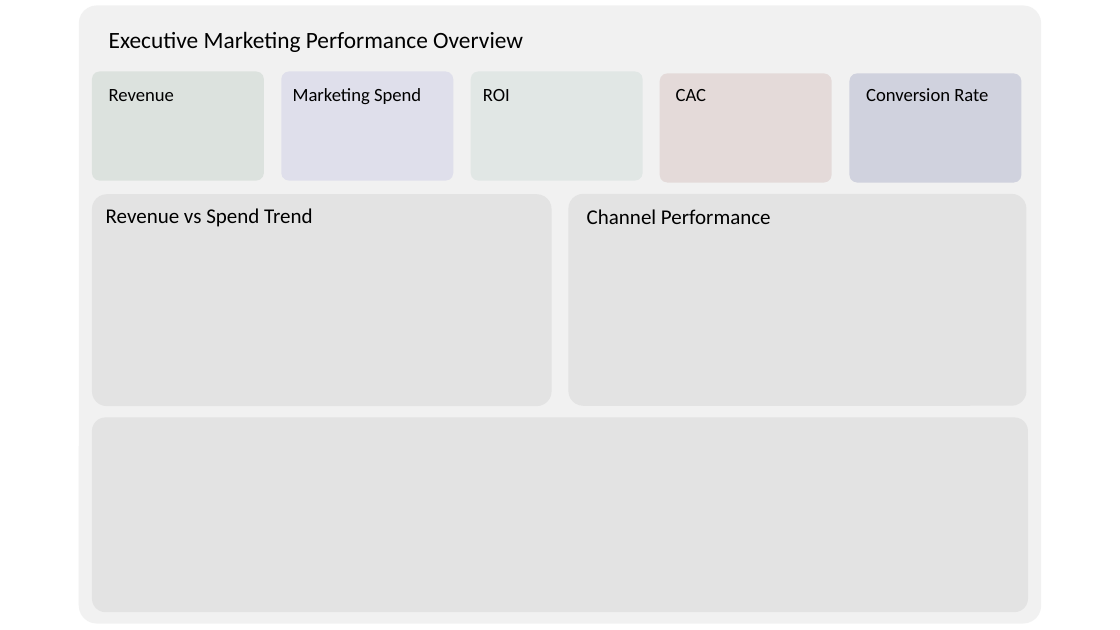
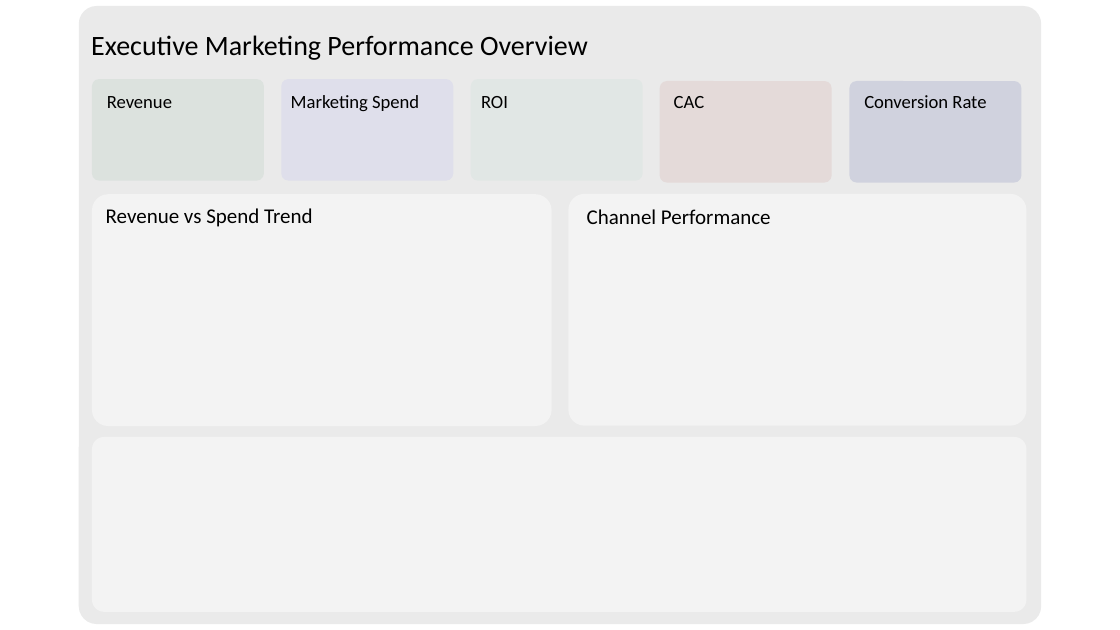
Before and after one commit to Sanketkshirsagar05/PowerBI-Executive-Marketing-Performance-Dashboard, a slide deck: slide 1 of Background.pptx. Drawn at 1120x630 pixels with LibreOffice and Linux fonts; fonts in the diff are those of the drawing. Boxes give left, top, right and bottom in pixels: in the first picture for what was removed or moved away, otherwise in the second. Text is boxed around its words. In the diff, an @@ line names an element or a change of style, - is before the commit and + after.

```diff
--- a/Background.pptx
+++ b/Background.pptx
@@ rounded rectangle at (79, 6, 1042, 624): fill #EBEBEB at 65% opacity to #E0E0E0 at 65% opacity @@
@@ text "Executive Marketing Performance Overview": place and size @@
-text "Executive Marketing Performance Overview" at (109, 31, 523, 52)
+text "Executive Marketing Performance Overview" at (91, 35, 588, 60)
@@ text "Executive Marketing Performance Overview" at (91, 35, 588, 60): size 20 to 24 pt @@
@@ rounded rectangle: place and size @@
-rounded rectangle at (92, 71, 264, 181)
+rounded rectangle at (92, 79, 264, 181)
@@ rounded rectangle: place and size @@
-rounded rectangle at (281, 71, 454, 181)
+rounded rectangle at (281, 79, 454, 181)
@@ rounded rectangle: place and size @@
-rounded rectangle at (471, 71, 643, 181)
+rounded rectangle at (471, 79, 643, 181)
@@ text "ROI": place and size @@
-text "ROI" at (483, 89, 510, 101)
+text "ROI" at (481, 96, 508, 108)
@@ rounded rectangle: place and size @@
-rounded rectangle at (660, 73, 832, 182)
+rounded rectangle at (660, 81, 832, 182)
@@ 3 texts: place and size @@
-3 texts at (109, 88, 706, 104)
+3 texts at (107, 95, 704, 111)
@@ rounded rectangle: place and size @@
-rounded rectangle at (849, 73, 1022, 182)
+rounded rectangle at (849, 81, 1022, 182)
@@ text "Conversion Rate": place and size @@
-text "Conversion Rate" at (866, 88, 988, 101)
+text "Conversion Rate" at (864, 95, 986, 108)
@@ rounded rectangle: place and size @@
-rounded rectangle at (92, 194, 551, 406)
+rounded rectangle at (92, 194, 551, 426)
@@ fill #E3E3E3 to #F3F3F3 in 3 elements at (92, 437, 1027, 612), (92, 194, 551, 426), (569, 194, 1027, 426) @@
@@ rounded rectangle: place and size @@
-rounded rectangle at (569, 194, 1027, 406)
+rounded rectangle at (569, 194, 1027, 426)
@@ rounded rectangle: place and size @@
-rounded rectangle at (92, 418, 1028, 613)
+rounded rectangle at (92, 437, 1027, 612)
```
